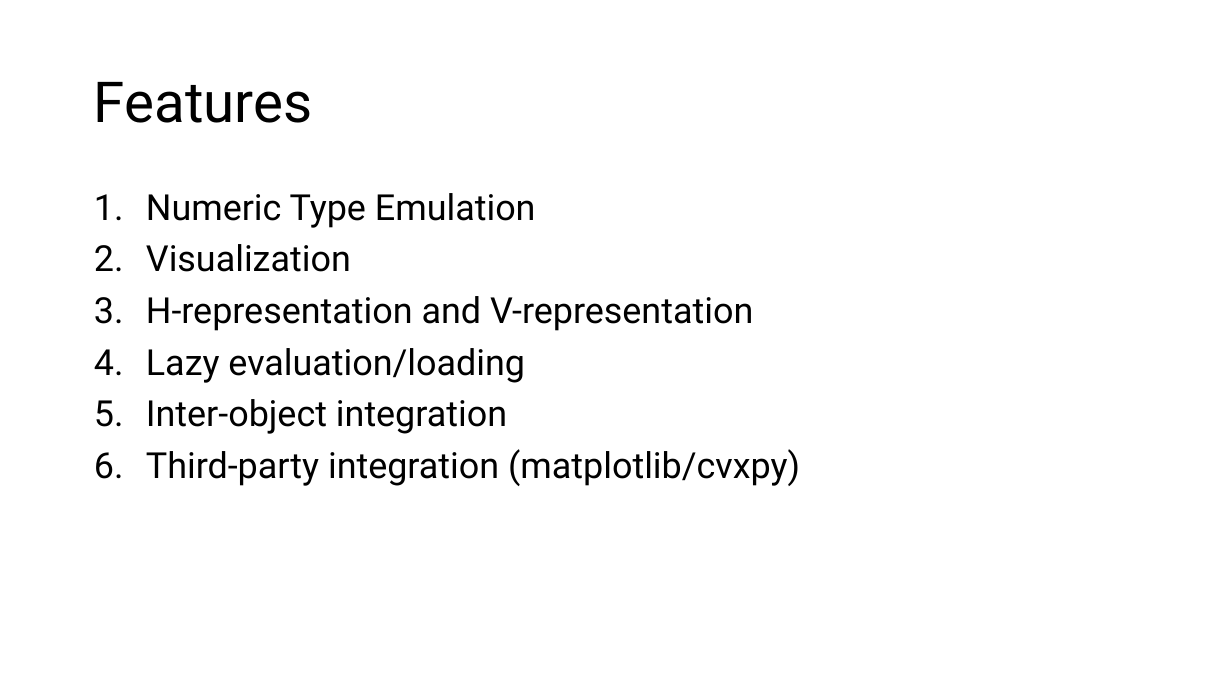
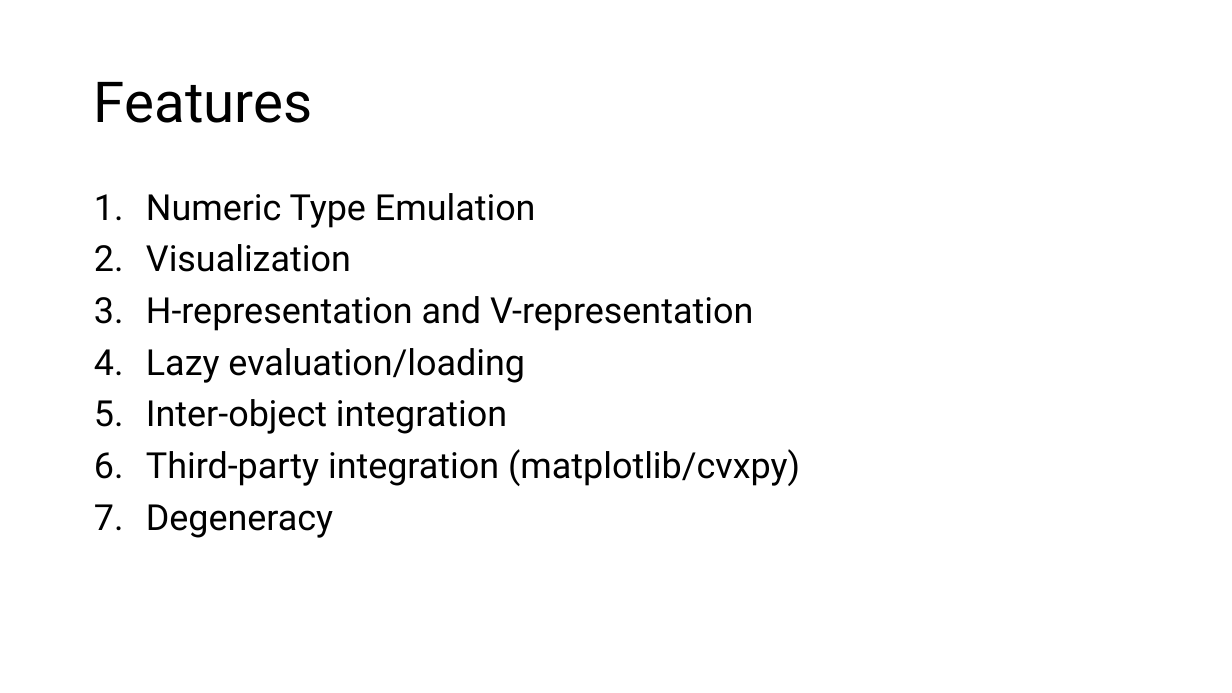
Before and after one commit to bwolleswinkel/geopes, a slide deck: slide 2 of presentation.pptx. Drawn at 1232x693 pixels with LibreOffice and Linux fonts; fonts in the diff are those of the drawing. Boxes give left, top, right and bottom in pixels: in the first picture for what was removed or moved away, otherwise in the second. Text is boxed around its words. In the diff, an @@ line names an element or a change of style, - is before the commit and + after.

```diff
--- a/presentation.pptx
+++ b/presentation.pptx
@@ text at (146,504,333,538): paragraph added @@
+7. Degeneracy
```
Also in this commit, not shown: 1 slide added, 2 other files.
